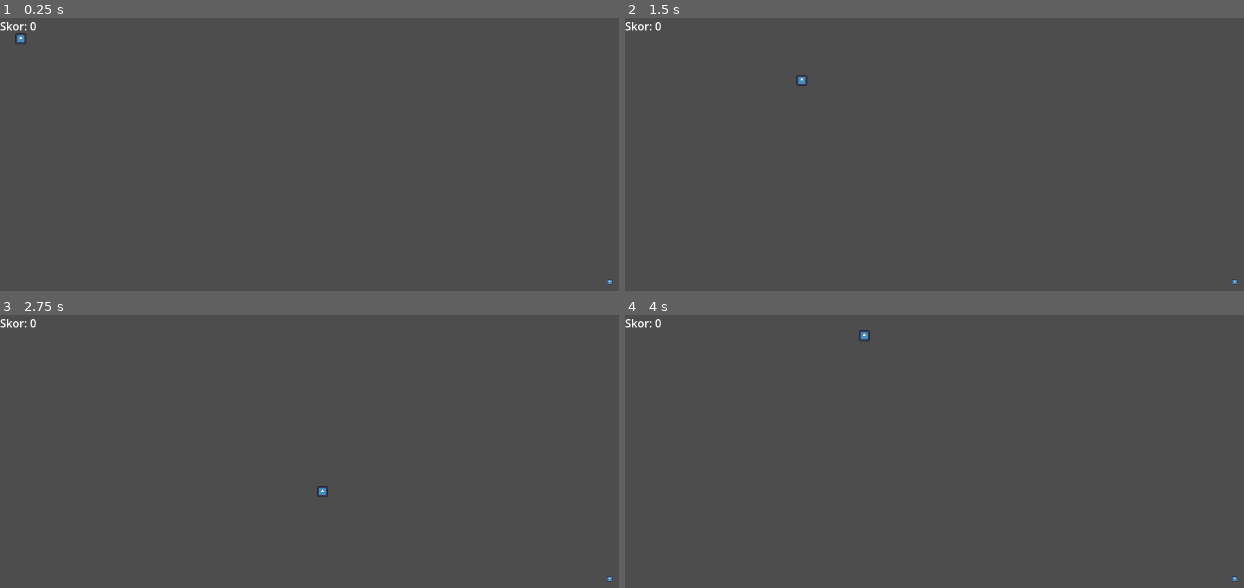
Above: before the commit, frames 1-4 (two rows, left to right).
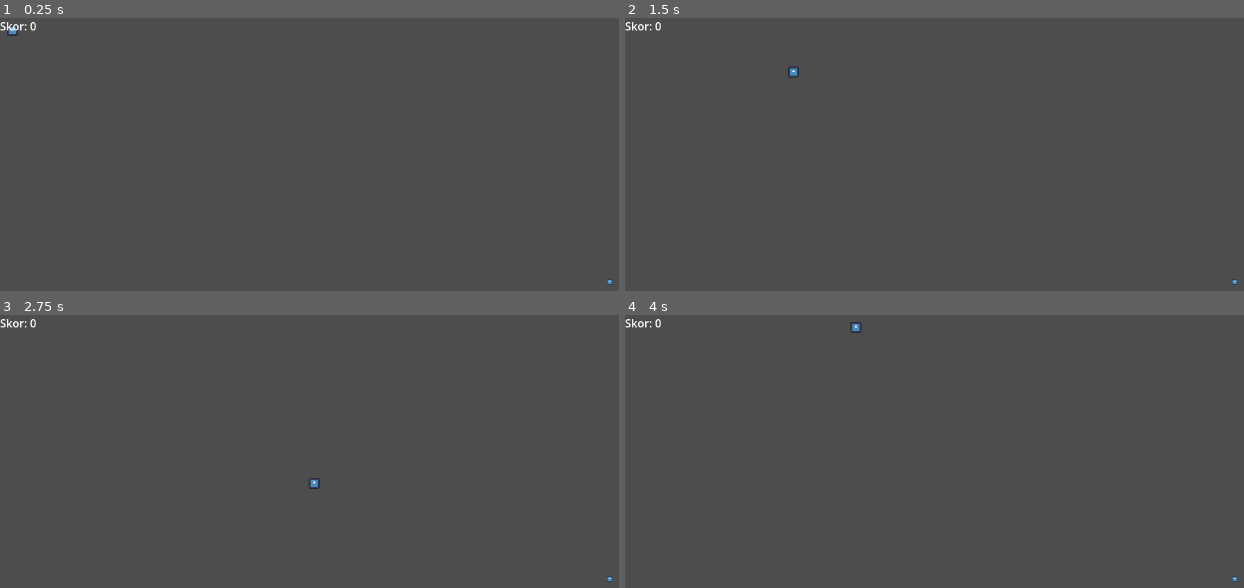
Above: after the commit, the same moments.

Repository: kilicaslanyusuf/week-01-button-test
Game: Godot game, scene res://collector_game.tscn
The game is run twice, just before and just after one commit, with the same random seed, the same clock (stepped at 60 frames per second) and the same inputs. This scene is started directly instead of the project's main scene. The engine's default icon, where the game draws it, is replaced by a stand-in: a white triangle on a blue panel in a dark square.
Inputs:
- Up to frame 1 (0.25 s): no input
- Up to frame 2 (1.5 s): tap Enter at 0.5 s; hold Right (ui_right) 0.53-1.28 s; hold Down (ui_down) from 1.28 s (still down)
- Up to frame 3 (2.75 s): tap Space at 2 s; release Down (ui_down) at 2.03 s; hold Right (ui_right) from 2.03 s (still down)
- Up to frame 4 (4 s): release Right (ui_right) at 2.78 s; hold Up (ui_up) 2.78-3.53 s; hold Left (ui_left) from 3.53 s (still down)

The runs differ from the first frame. In frame 1, less than 0.1% of the frame differs, in the area x 1-5%, y 2-10%; in frame 2, 0.1%, in the area x 26-30%, y 17-25%; in frame 3, 0.1%; in frame 4, 0.1%.

Commit message:
Fix collectible detection with distance check

Diff:
--- a/collector_game.tscn
+++ b/collector_game.tscn
@@ -5,8 +5,10 @@
 [ext_resource type="Texture2D" uid="uid://dx3iofbmpt48p" path="res://icon.svg" id="2_iik1f"]
 
 [sub_resource type="CircleShape2D" id="CircleShape2D_1du3i"]
+radius = 18.0
 
 [sub_resource type="CircleShape2D" id="CircleShape2D_sjvmx"]
+radius = 14.0
 
 [node name="Game" type="Node2D" unique_id=51051188]
 script = ExtResource("1_iik1f")
@@ -35,6 +37,7 @@
 texture = ExtResource("2_iik1f")
 
 [node name="CollisionShape2D" type="CollisionShape2D" parent="Collectible" unique_id=413826994]
+position = Vector2(543, 248)
 shape = SubResource("CircleShape2D_sjvmx")
 
 [connection signal="body_entered" from="Collectible" to="." method="_on_collectible_body_entered"]
--- a/game.gd
+++ b/game.gd
@@ -12,6 +12,9 @@
 	update_ui()
 	move_collectible()
 
+func _physics_process(_delta):
+	check_collect()
+
 func update_ui():
 	score_label.text = "Skor: %d" % score
 
@@ -22,8 +25,8 @@
 		rng.randi_range(40, int(size.y) - 40)
 	)
 
-func _on_collectible_body_entered(body):
-	if body == player:
+func check_collect():
+	if player.global_position.distance_to(collectible.global_position) < 25:
 		score += 1
 		update_ui()
 		move_collectible()
--- a/player.gd
+++ b/player.gd
@@ -1,15 +1,31 @@
 extends CharacterBody2D
 
 @export var speed := 300.0
+
 var screen_size: Vector2
+var clamp_margin_x := 20.0
+var clamp_margin_y := 20.0
+
+@onready var collision_shape = $CollisionShape2D
 
 func _ready():
 	screen_size = get_viewport_rect().size
+	setup_clamp_margins()
 
-func _physics_process(delta):
+func setup_clamp_margins():
+	var shape = collision_shape.shape
+
+	if shape is CircleShape2D:
+		clamp_margin_x = shape.radius
+		clamp_margin_y = shape.radius
+	elif shape is RectangleShape2D:
+		clamp_margin_x = shape.size.x / 2.0
+		clamp_margin_y = shape.size.y / 2.0
+
+func _physics_process(_delta):
 	var input_direction = Input.get_vector("ui_left", "ui_right", "ui_up", "ui_down")
 	velocity = input_direction * speed
 	move_and_slide()
 
-	global_position.x = clamp(global_position.x, 30, screen_size.x - 30)
-	global_position.y = clamp(global_position.y, 30, screen_size.y - 30)
+	global_position.x = clamp(global_position.x, clamp_margin_x, screen_size.x - clamp_margin_x)
+	global_position.y = clamp(global_position.y, clamp_margin_y, screen_size.y - clamp_margin_y)
